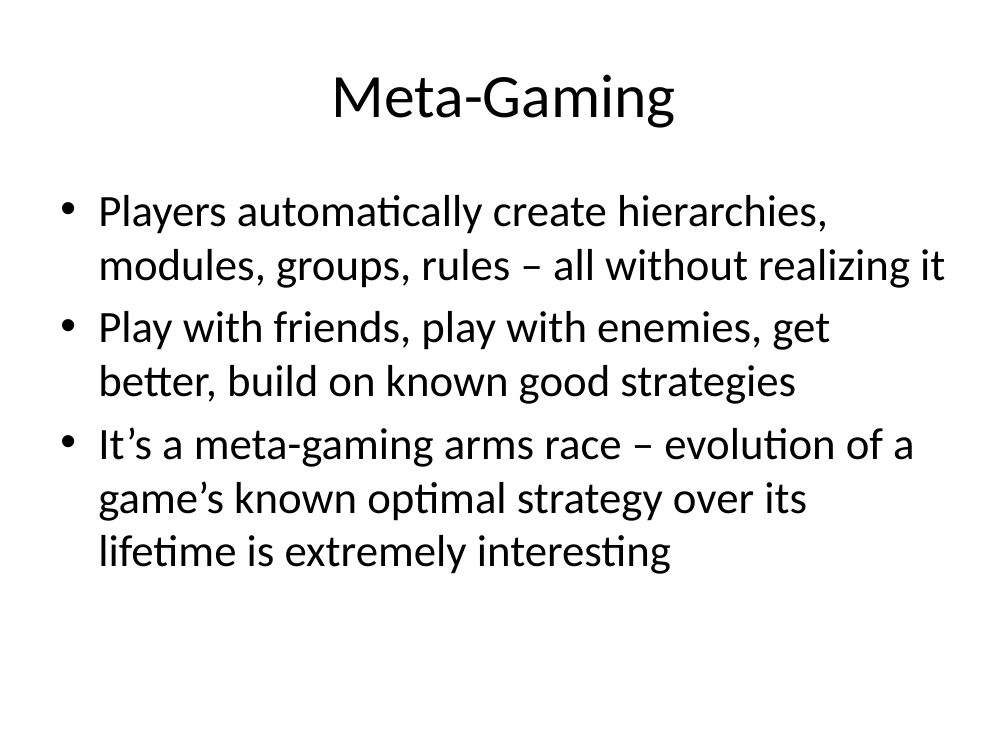
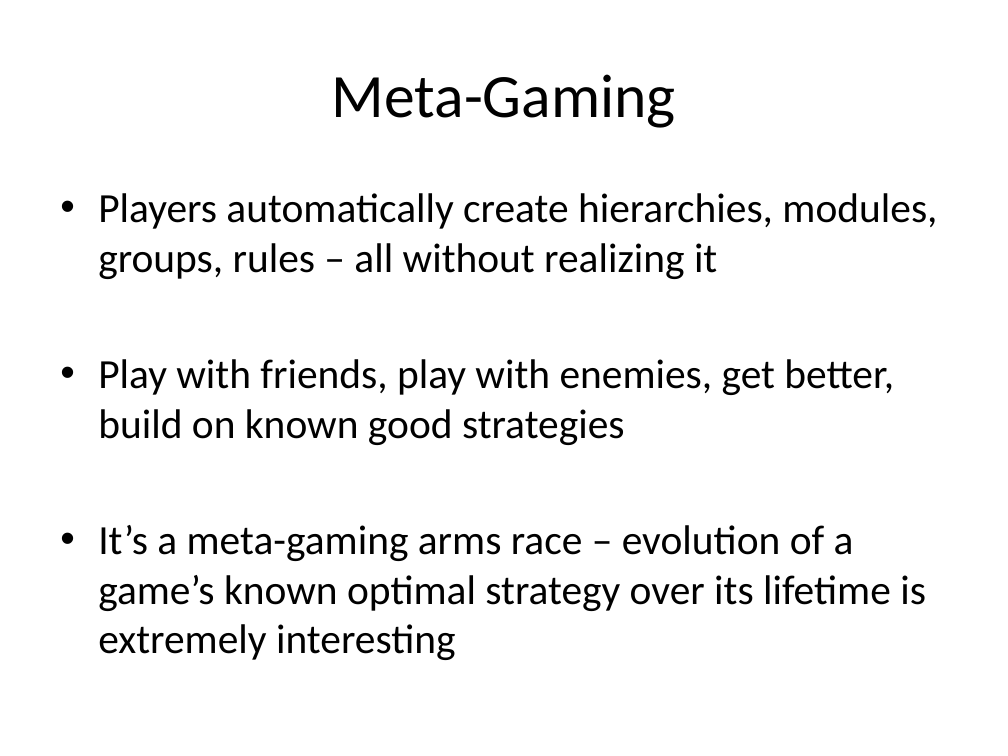
Before and after one commit to mallyvai/4holland, a slide deck: slide 13 of tierra.pptx (slide 14 before the commit). Drawn at 1008x756 pixels with LibreOffice and Linux fonts; fonts in the diff are those of the drawing. Boxes give left, top, right and bottom in pixels: in the first picture for what was removed or moved away, otherwise in the second. Text is boxed around its words. In the diff, an @@ line names an element or a change of style, - is before the commit and + after.

```diff
--- a/tierra.pptx
+++ b/tierra.pptx
@@ text "Players automatically create hierarchies, modules, ..." at (98, 193, 937, 660): size 32 to 29.6 pt @@
```
Also in this commit, not shown: 1 other slide changed, 1 slide removed.
